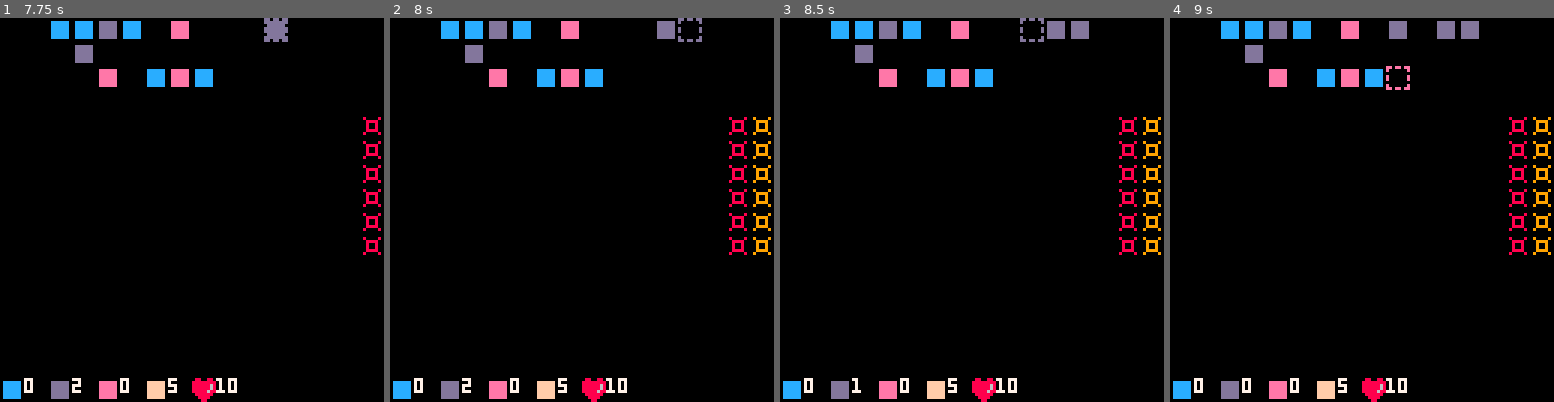
Above: before the commit, frames 1-4 (left to right).
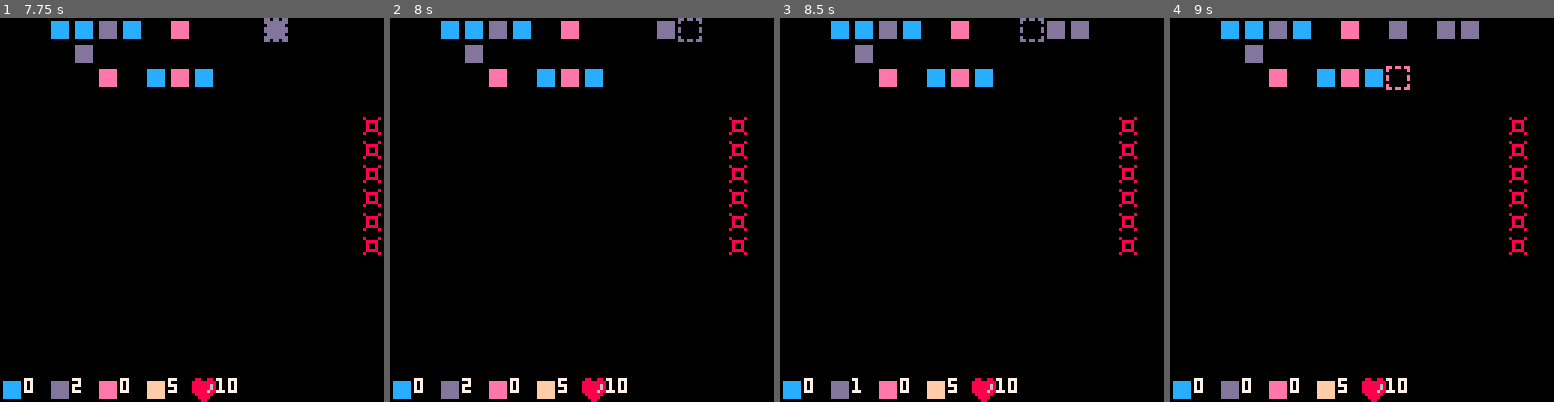
Above: after the commit, the same moments.

Repository: RobertoFreireFerrazPassos/pico8
Game: PICO-8 cartridge towerdefense.p8
The game is run twice, just before and just after one commit, with the same random seed, the same clock (stepped at 60 frames per second) and the same inputs.
Inputs:
- Up to frame 1 (7.75 s): tap X (X key) at 0.33, 1.07, 1.85, 2.97, 4.08, 5.2, 6.32, 7.43 s; tap O (Z key) at 0.7, 1.7, 2.1, 2.5, 2.9, 3.3, 3.7, 4.1, 4.5, 4.9, 5.3, 5.7, 6.1, 6.5, 6.9, 7.3, 7.7 s; hold Right 1.6-2.1 s; hold Up 2.15-2.42 s; hold Right 2.47-3.03 s; hold Left 3.08-3.58 s; hold Down 3.63-3.97 s; hold Right 4.02-4.68 s; hold Up 4.73-5.03 s; hold Left 5.08-5.68 s; hold Down 5.73-6.03 s; hold Right 6.08-6.58 s; hold Right 6.63-7.13 s; hold Up 7.18-7.45 s; hold Right from 7.5 s (still down)
- Up to frame 2 (8 s): keep holding Right
- Up to frame 3 (8.5 s): release Right at 8.07 s; tap O (Z key) at 8.1 s; hold Left from 8.12 s (still down)
- Up to frame 4 (9 s): tap O (Z key) at 8.5, 8.9 s; tap X (X key) at 8.55 s; release Left at 8.62 s; hold Down from 8.67 s (still down)

Frame 1 is identical in both runs. In frame 2, 0.6% of the frame differs, in the area x 94-100%, y 25-62%; in frame 3, 0.6%; in frame 4, 0.6%.

Commit message:
add enemy speed

Diff:
--- a/towerdefense.p8
+++ b/towerdefense.p8
@@ -286,6 +286,7 @@
 	l=100,--life
 	stun=0,
 	atk=5,--attack
+	spd=60,--speed
 	moveleft=function(_ENV)
 		if not move and not get_buffer(x-8,y).a and x>0 then
 			x-=8
@@ -365,7 +366,7 @@
 			else
 			 set_buffer(x,y,{a=true})
 				hm=true
-				timemanager:addtimer(60+stun,function() _ENV.hm=false end,1)
+				timemanager:addtimer(spd+stun,function() _ENV.hm=false end,1)
 			end
 		end
 	end,
@@ -409,13 +410,13 @@
 
 function createenemy1(x,y)
 	add(enemies,e:new(
-		{x=x,y=y,s=16,l=200,atk=5})
+		{x=x,y=y,s=16,l=200,atk=5,spd=60})
 	)
 end
 
 function createenemy2(x,y)
  add(enemies,e:new(
- 	{x=x,y=y,s=19,l=100,atk=10})
+ 	{x=x,y=y,s=19,l=100,atk=10,spd=100})
  )
 end
 
@@ -463,6 +464,12 @@
 			{
 				{2,4,1,6,1},
 				{3,4,1,6,2}
+			}
+	},
+	{
+			{1,1,1,1},
+			{
+				{2,4,1,4,1}
 			}
 	}
 }
